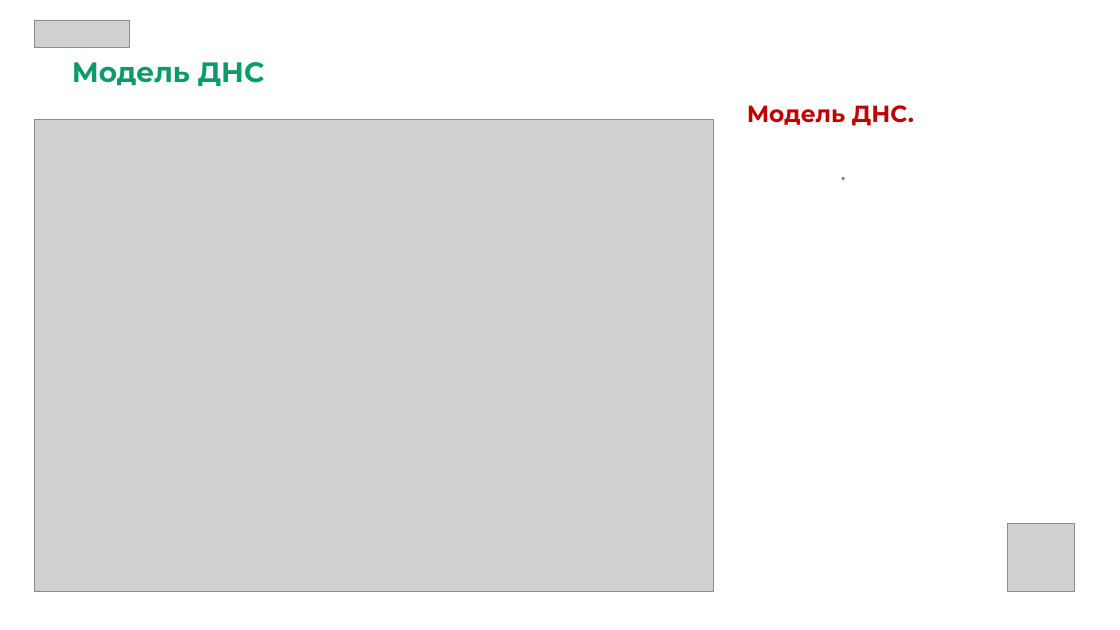
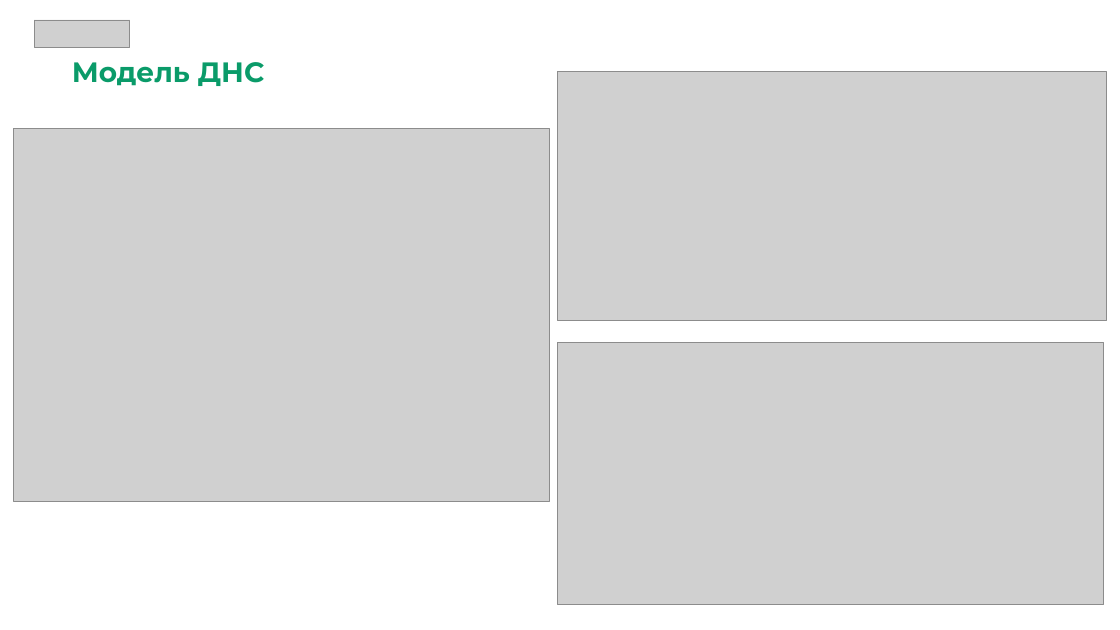
Before and after one commit to AlLevykin/techstorm, a slide deck: slide 7 of Презентация/Кейс2-SNZ-Левыкин.pptx (slide 6 before the commit). Drawn at 1120x630 pixels with LibreOffice and Linux fonts; fonts in the diff are those of the drawing; grey boxes stand for pictures. Boxes give left, top, right and bottom in pixels: in the first picture for what was removed or moved away, otherwise in the second. Text is boxed around its words. In the diff, an @@ line names an element or a change of style, - is before the commit and + after.

```diff
--- a/Презентация/Кейс2-SNZ-Левыкин.pptx
+++ b/Презентация/Кейс2-SNZ-Левыкин.pptx
@@ picture added at [558,72,1107,321] @@
@@ text removed at [747,105,914,126] @@
-Модель ДНС.
@@ picture: place and size @@
-picture at [34,119,714,592]
+picture at [13,129,549,501]
@@ text removed at [833,158,1075,313] @@
-.
@@ picture added at [558,343,1105,605] @@
@@ picture removed at [1007,524,1075,592] @@
```
Also in this commit, not shown: 2 slides added.
